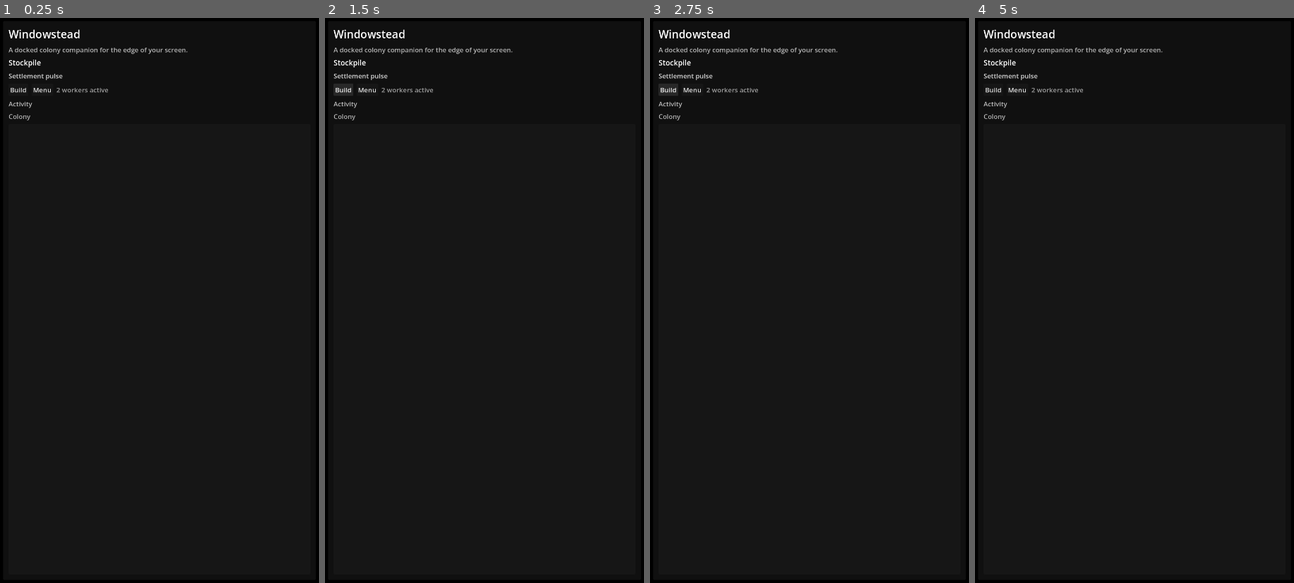
Above: before the commit, frames 1-4 (left to right).
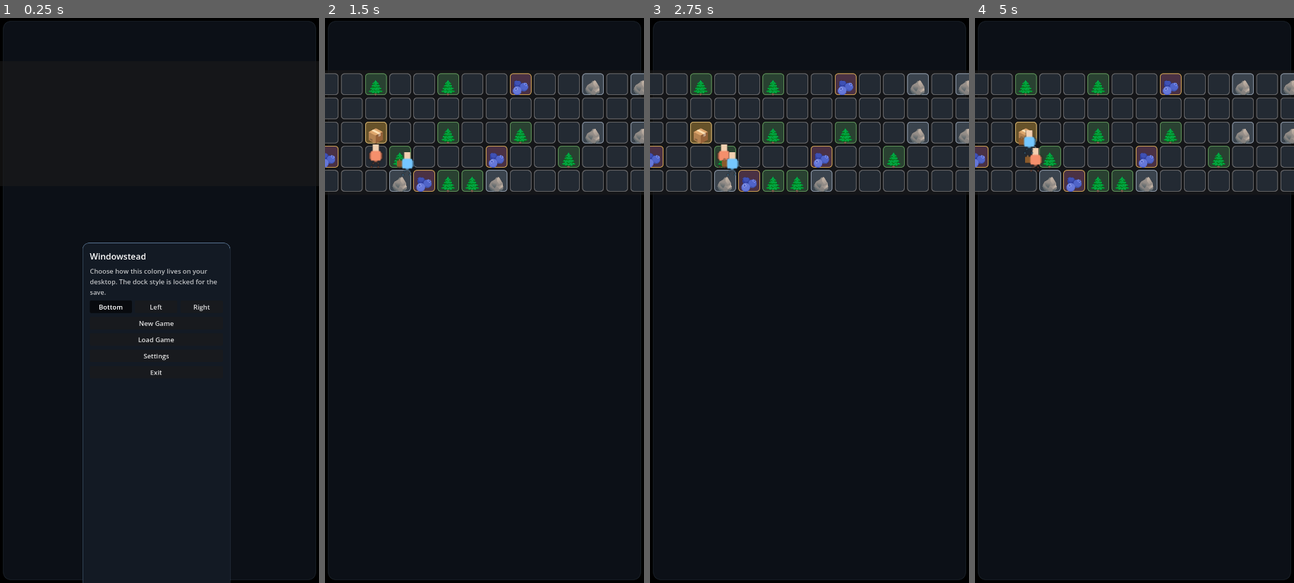
Above: after the commit, the same moments.

Repository: misospace/windowstead
Game: Godot game, scene res://scenes/main.tscn
Same seed, same stepped clock (60 frames per second), same inputs: the game is played once before the commit and once after it.
Inputs (mouse positions are in pixels of both pictures, inside the frame that each line leads up to):
- Up to frame 1 (0.25 s): no input
- Up to frame 2 (1.5 s): click (481, 323) at 0.5 s, where only the run after the commit has a clickable "New Game"; click (344, 91) at 1.25 s, where only the run before the commit has a clickable "Build"
- Up to frame 3 (2.75 s): click (669, 91) at 2 s, where only the run before the commit has a clickable "Build"
- Up to frame 4 (5 s): click (994, 91) at 2.75 s, where only the run before the commit has a clickable "Build"; click (1016, 91) at 3.5 s, where only the run before the commit has a clickable "Menu"; move the mouse to (1204, 272) at 4.27 s; click (1204, 272) at 4.42 s

The runs differ from the first frame. In frame 1, 2.1% of the frame differs, in the area x 2-73%, y 2-100%; in frame 2, 18%; in frame 3, 18%; in frame 4, 18%, in the area x 0-100%, y 2-31%.
Error before the commit: Parse Error: Cannot find member "BASE_WORKER_CAP" in base "res://scripts/constants.gd". (res://scripts/main.gd:954)

Commit message:
fix: add BASE_WORKER_CAP and WORKER_CAP_BONUSES constants

Diff:
--- a/scripts/constants.gd
+++ b/scripts/constants.gd
@@ -53,3 +53,9 @@
 	"workshop": "hut",
 	"garden": "workshop",
 }
+
+const BASE_WORKER_CAP := 2
+
+const WORKER_CAP_BONUSES := {
+	"hut": 2,
+}
